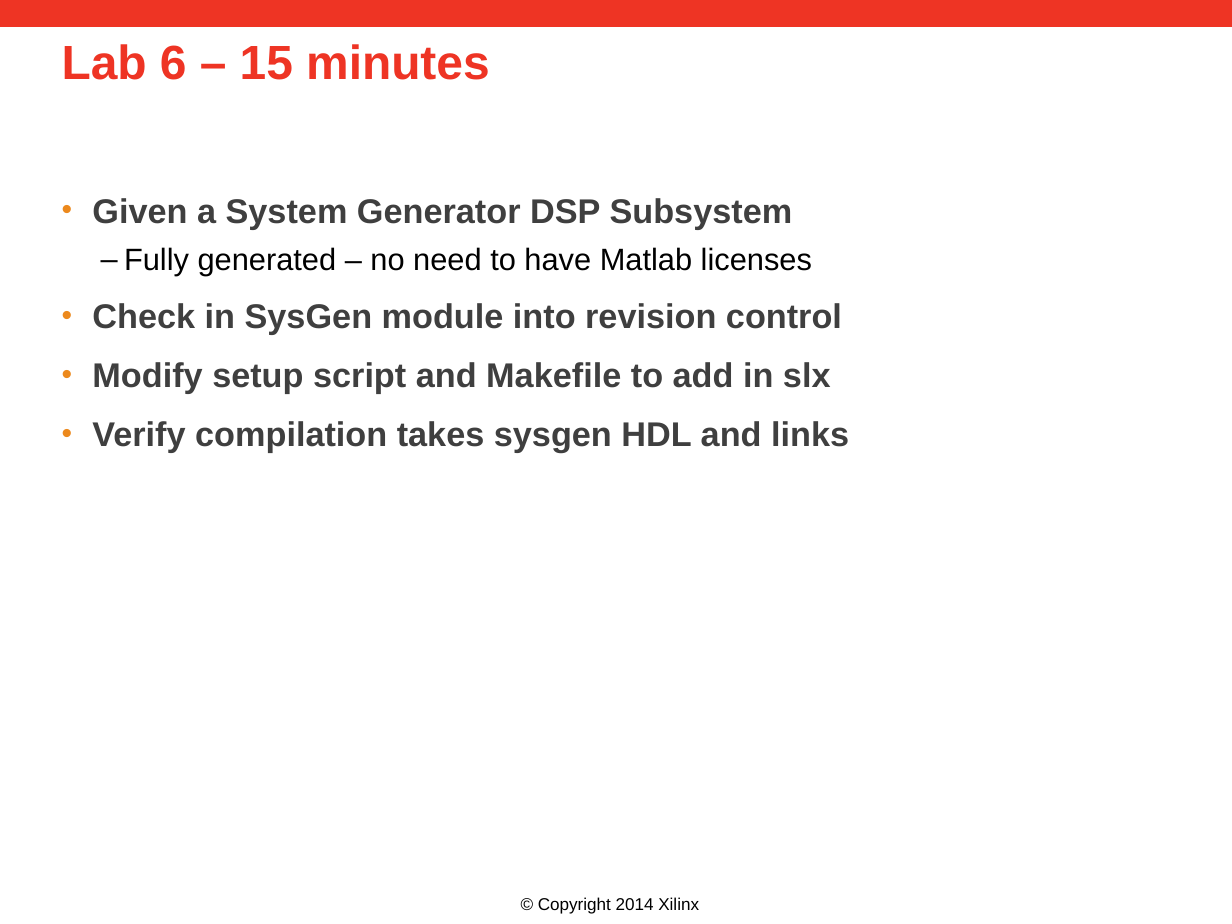
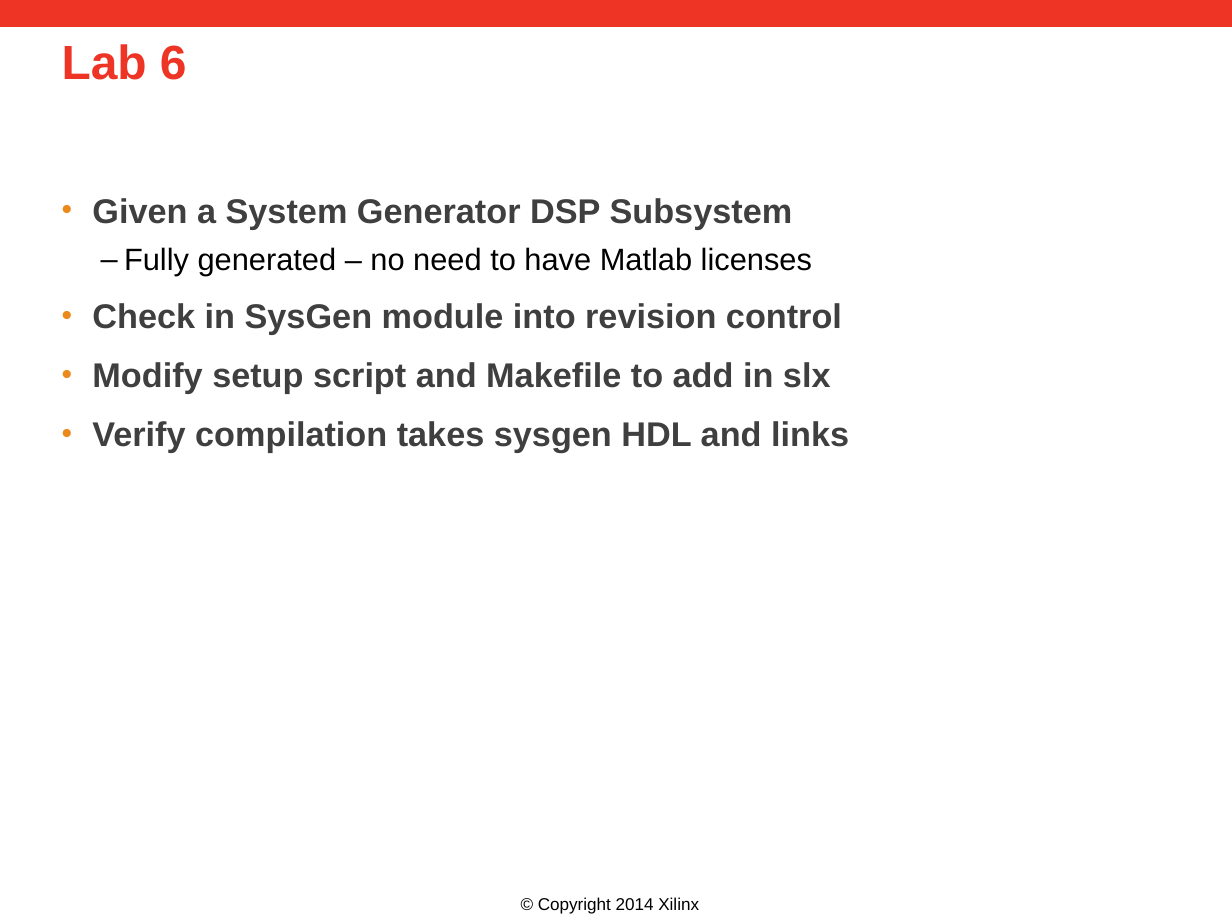
Before and after one commit to Xilinx/revCtrl, a slide deck: slide 22 of doc/versionControl.pptx. Drawn at 1232x924 pixels with LibreOffice and Linux fonts; fonts in the diff are those of the drawing; background and template pictures are left out. Boxes give left, top, right and bottom in pixels: in the first picture for what was removed or moved away, otherwise in the second. Text is boxed around its words. In the diff, an @@ line names an element or a change of style, - is before the commit and + after.

```diff
--- a/doc/versionControl.pptx
+++ b/doc/versionControl.pptx
@@ title at [62, 44, 187, 80]: text changed @@
-Lab 6 – 15 minutes
+Lab 6
```
Also in this commit, not shown: 11 other slides changed.
